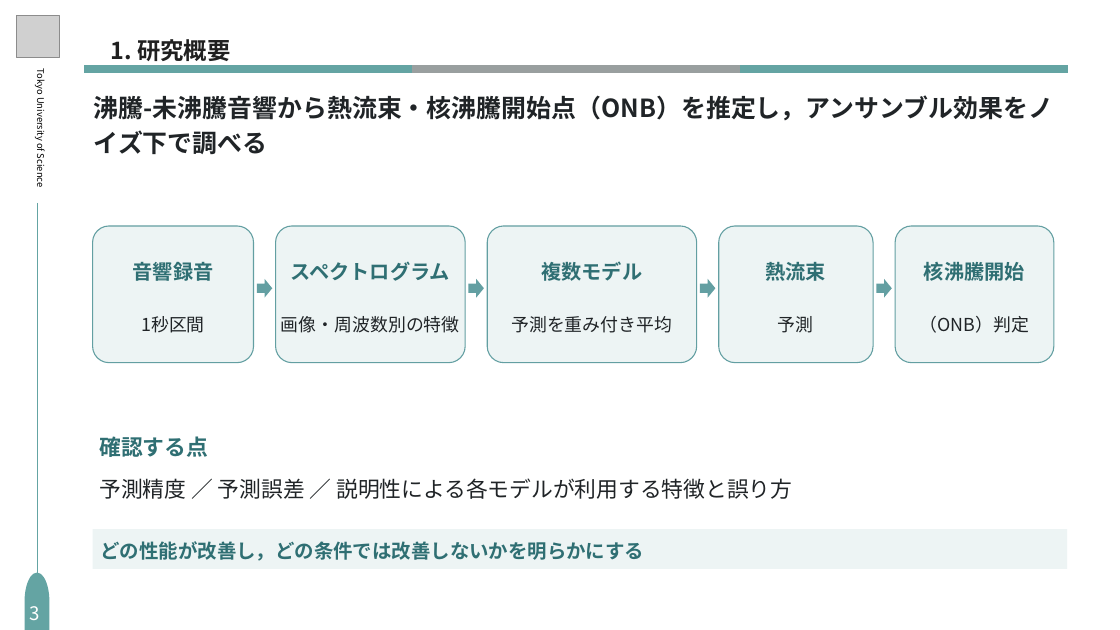
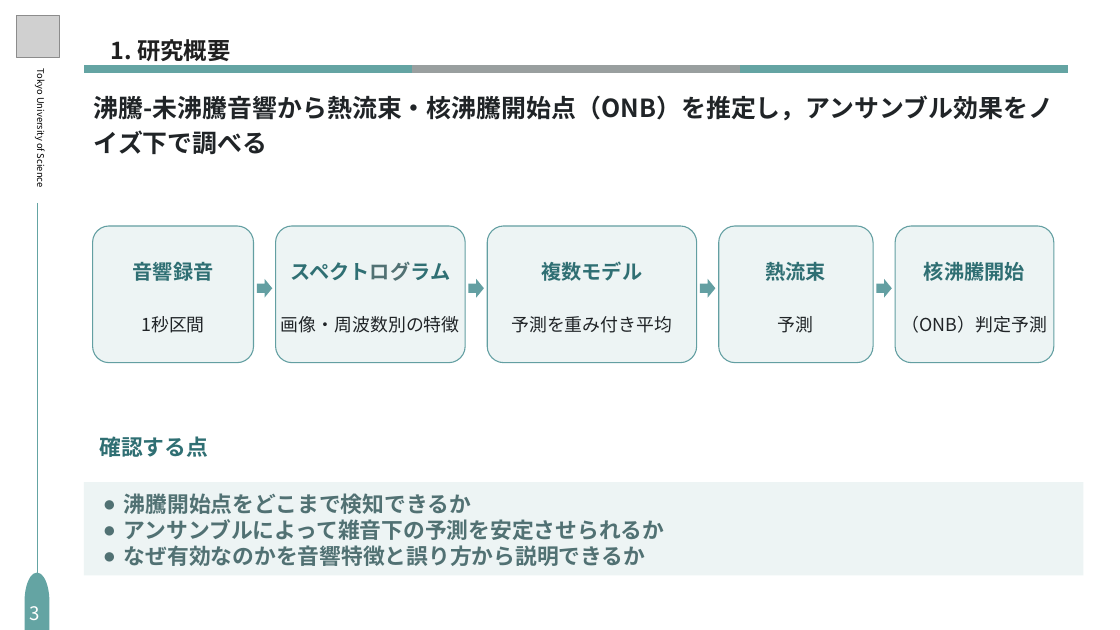
Before and after one commit to S-Riku-tus/university_research, a slide deck: slide 3 of 研究進捗報告/2026/1016（研究進捗報告）/研究進捗_1016_編集用_修正版.pptx (slide 4 before the commit). Drawn at 1120x630 pixels with LibreOffice and Linux fonts; fonts in the diff are those of the drawing; grey boxes stand for pictures. Boxes give left, top, right and bottom in pixels: in the first picture for what was removed or moved away, otherwise in the second. Text is boxed around its words. In the diff, an @@ line names an element or a change of style, - is before the commit and + after.

```diff
--- a/研究進捗報告/2026/1016（研究進捗報告）/研究進捗_1016_編集用_修正版.pptx
+++ b/研究進捗報告/2026/1016（研究進捗報告）/研究進捗_1016_編集用_修正版.pptx
@@ text "スペクトログラム" at (290,262,450,281): text colour #2F6F73 to #517173 in "スペクトログラム" @@
@@ text at (902,316,1047,333): text changed @@
-（ONB）判定
+（ONB）判定予測
@@ text removed at (99,478,792,499) @@
-予測精度 ／ 予測誤差 ／ 説明性による各モデルが利用する特徴と誤り方
@@ rectangle: place and size @@
-rectangle at (92,529,1067,569)
+rectangle at (84,482,1084,575)
@@ text at (124,493,664,566): text changed; size 25 to 28 pt; text colour #2F6F73 to #517173 @@
-どの性能が改善し，どの条件では改善しないかを明らかにする
+● 沸騰開始点をどこまで検知できるか
+● アンサンブルによって雑音下の予測を安定させられるか
+● なぜ有効なのかを音響特徴と誤り方から説明できるか
```
Also in this commit, not shown: 11 other slides changed, 1 slide added, 1 slide removed.
